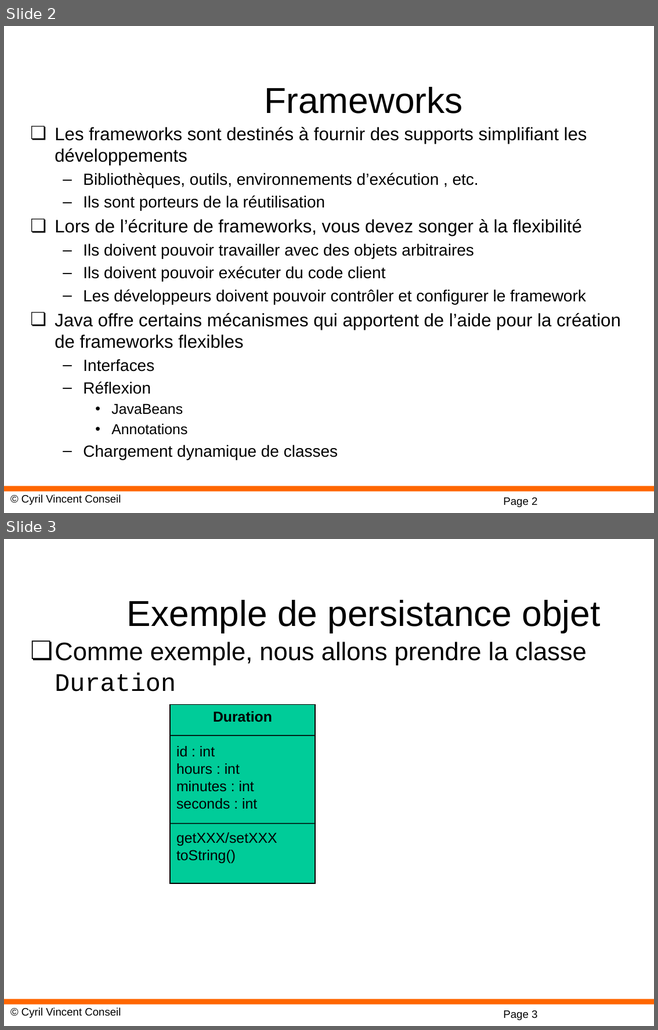
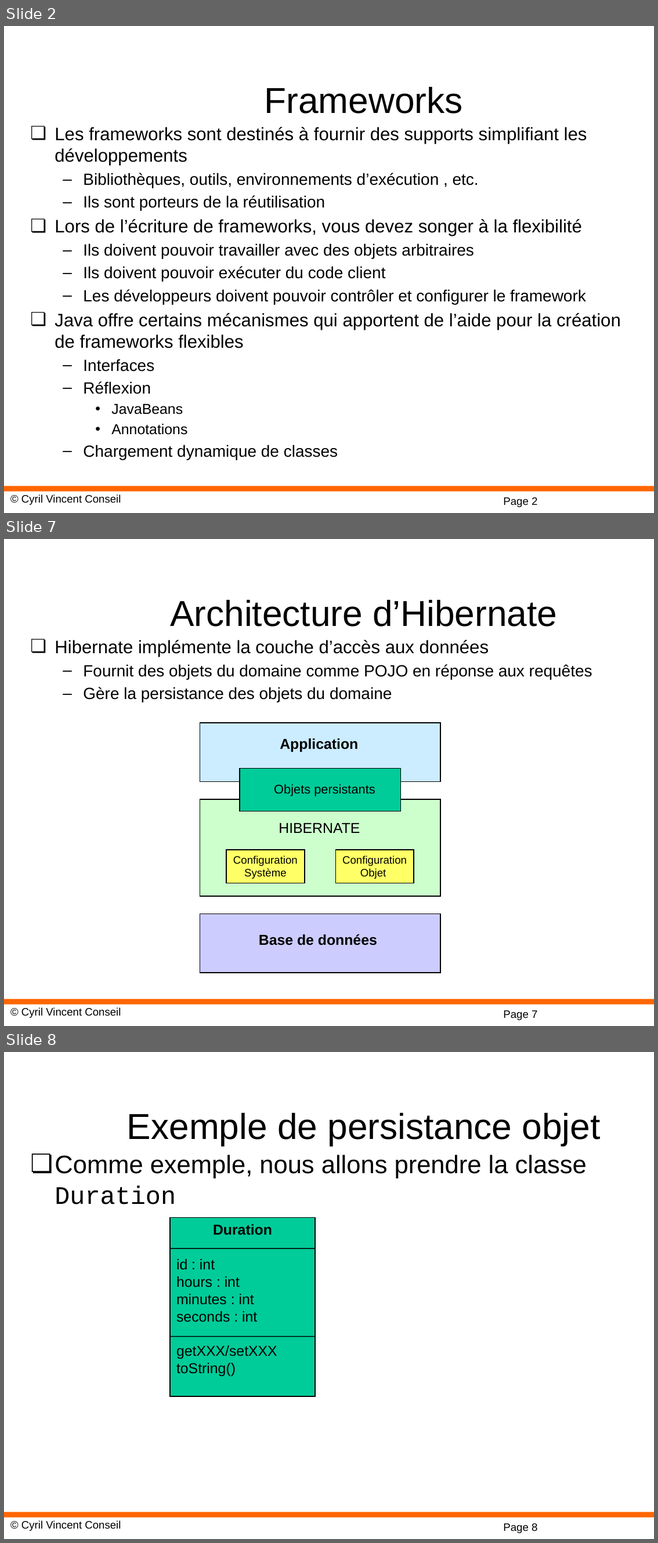
Before and after one commit to cyrilvincent/spring, a slide deck: ppt/Spring-06-SpringJPAH2.pptx. Shown one above the other, each under a label of ours: slides 2 and 3 before the commit, slides 2, 7 and 8 after it; the slides between them are not shown. The pictures are 658x1030 and 658x1543 pixels, drawn with LibreOffice and Linux fonts; fonts in the diff are those of the drawing; background and template pictures are left out. Boxes give left, top, right and bottom in pixels: in the first picture for what was removed or moved away, otherwise in the second. Text is boxed around its words. In the diff, an @@ line names an element or a change of style, - is before the commit and + after.

```diff
--- a/ppt/Spring-06-SpringJPAH2.pptx
+++ b/ppt/Spring-06-SpringJPAH2.pptx
@@ slide 7 added at [4,539,654,1026], background #FFFFFF; not listed: 3 template elements that a slide beside it also shows @@
@@ title added at [170,600,557,627], 40 pt, text #000000 @@
+Architecture d’Hibernate
@@ text added at [54,640,592,702], 18 pt, text #000000 @@
+❏ Hibernate implémente la couche d’accès aux données
+  – Fournit des objets du domaine comme POJO en réponse aux requêtes
+  – Gère la persistance des objets du domaine
@@ rectangle added at [199,723,440,782], fill #CCECFF, outline #000000 1 pt @@
@@ text added at [280,739,358,752], 16 pt, text #000000, bold @@
+Application
@@ rectangle added at [239,768,400,811], fill #00CC99, outline #000000 1 pt @@
@@ rectangle added at [199,799,440,896], fill #CCFFCC, outline #000000 1 pt @@
@@ text added at [274,784,375,797], 14 pt, text #000000 @@
+Objets persistants
@@ text added at [278,823,360,833], 16 pt, text #000000 @@
+HIBERNATE
@@ rectangle added at [226,849,304,882], fill #FFFF66, outline #000000 1 pt, 12 pt, text #000000 @@
+Configuration
+Système
@@ rectangle added at [335,849,413,882], fill #FFFF66, outline #000000 1 pt, 12 pt, text #000000 @@
+Configuration
+Objet
@@ rectangle added at [199,914,440,973], fill #CCCCFF, outline #000000 1 pt @@
@@ text added at [259,934,377,946], 16 pt, text #000000, bold @@
+Base de données
@@ what was slide 3 is now slide 8 @@
@@ page number at [503,1524,537,1533]: text changed @@
-Page 3
+Page 8
```
Also in this commit, not shown: 4 other slides added, 10 other files.
